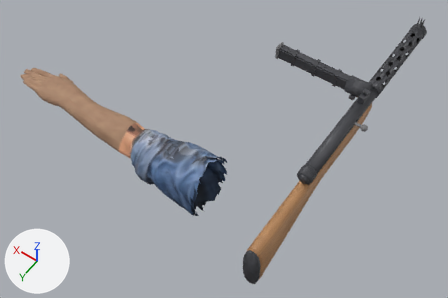
Two versions of the Blender file guerra/blender/naranjero_fpv.blend, one commit apart.
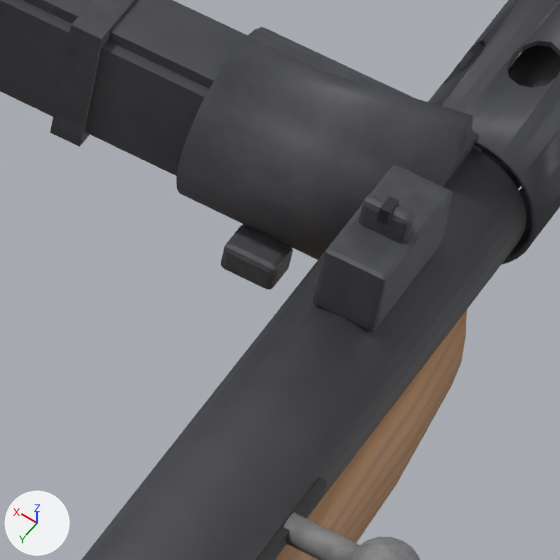
The first picture shows the older version from a 50 mm lens placed at (-0.311, 0.771, 2.581), pointed at (0.288, -0.068, 1.263). The close-ups show the older and then the newer version on the part from 73% to 85% of the width and 24% to 42% of the height of that picture. Only the edits that show in the close-ups are written down. Arrows for +X, +Y and +Z are at lower left; the lights stay in place.

Script lines for the objects in view, before the commit:
```python
me_naranjero = bpy.data.meshes.new('naranjero')
me_naranjero.from_pydata(...)  # 3542 vertices, 2374 faces; spans x -0.048..0.261, y -0.563..0.238, z 1.316..1.531
me_naranjero.materials.append(mat_naranjero)  # picture img_naranjero_tex
ob_naranjero = bpy.data.objects.new('naranjero', me_naranjero)
ob_naranjero.location = (0.0, 0.0, 0.0)
```
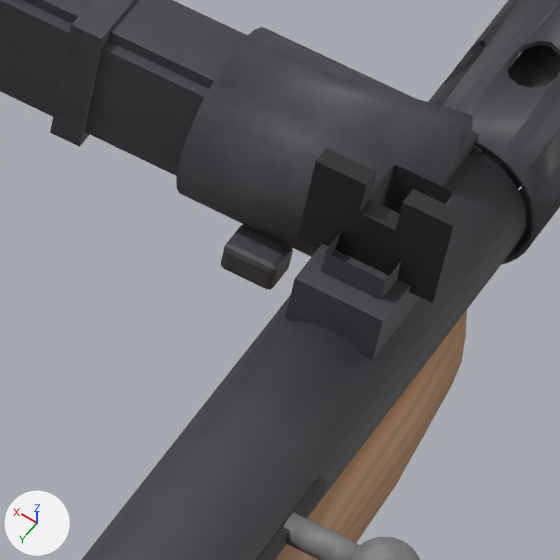
Pixel boxes [x1, y1, x2, y2] of what changed, in the close-ups (560 x 560 px):
part 1 of me_naranjero, added: after [348, 200, 399, 273]
part 2 of me_naranjero, added: after [297, 148, 377, 256]
part 3 of me_naranjero, added: after [384, 189, 464, 303]
part 4 of me_naranjero, added: after [285, 244, 421, 360]
part 5 of me_naranjero, deleted: before [377, 196, 399, 225]
part 6 of me_naranjero, reshaped: before [315, 165, 453, 320]; after [321, 165, 453, 299]

What the commit changed:
me_naranjero is used by ob_naranjero; location (0.0, 0.0, 0.0).
me_naranjero had 3542 vertices, 2374 faces and spanned x -0.048..0.261, y -0.563..0.238, z 1.316..1.531.
me_naranjero now has 3448 vertices, 2247 faces and spans x -0.048..0.261, y -0.563..0.238, z 1.316..1.538.
me_naranjero part 1: a new loose piece, a box spanning x -0.0045..0.0045, y -0.224..-0.219, z 1.51..1.526, in mat_naranjero (picture img_naranjero_tex).
me_naranjero part 2: a new loose piece, a box spanning x 0.0045..0.017, y -0.224..-0.219, z 1.51..1.535, in mat_naranjero (picture img_naranjero_tex).
me_naranjero part 3: a new loose piece, a box spanning x -0.017..-0.0045, y -0.224..-0.219, z 1.51..1.535, in mat_naranjero (picture img_naranjero_tex).
me_naranjero part 4: a new loose piece, a box spanning x -0.011..0.011, y -0.236..-0.206, z 1.499..1.512, in mat_naranjero (picture img_naranjero_tex).
me_naranjero part 5: the loose piece of 8 vertices spanning x -0.001..0.001, y -0.227..-0.223, z 1.523..1.526 is deleted.
me_naranjero part 6: 4 vertices moved within x -0.007..0.007, y -0.244..-0.212, z 1.518; 38 vertices removed from x -0.007..0.007, y -0.244..-0.212, z 1.518..1.526.
Other edits to the shape of me_naranjero do not show in these pictures.
